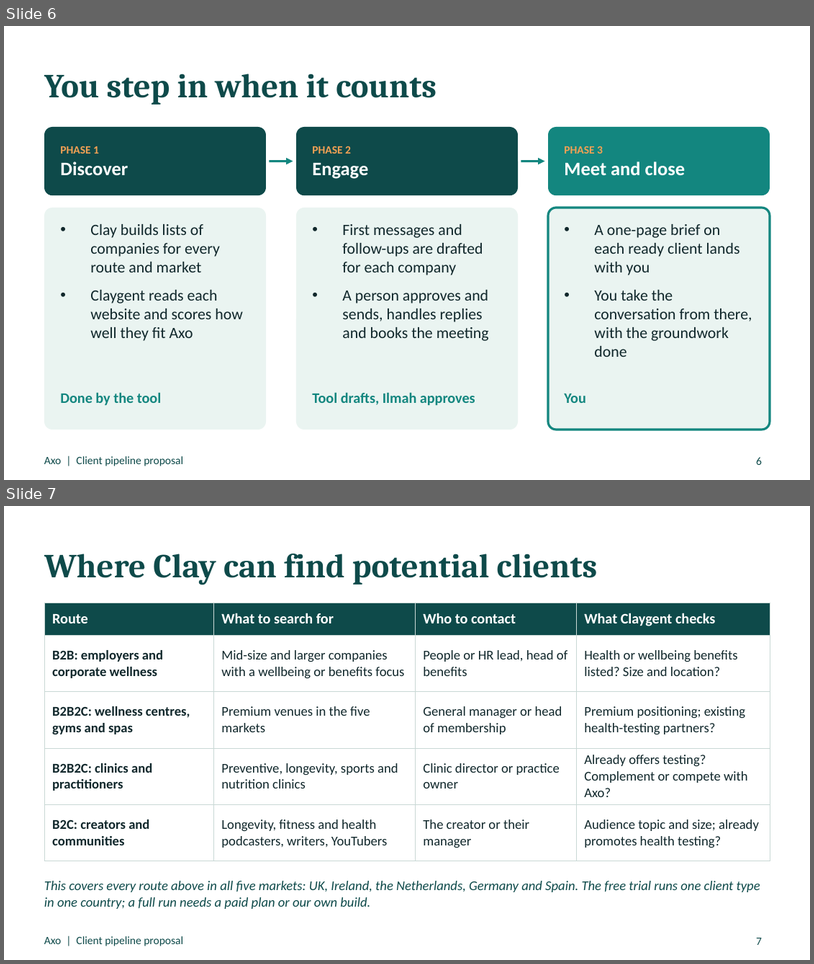
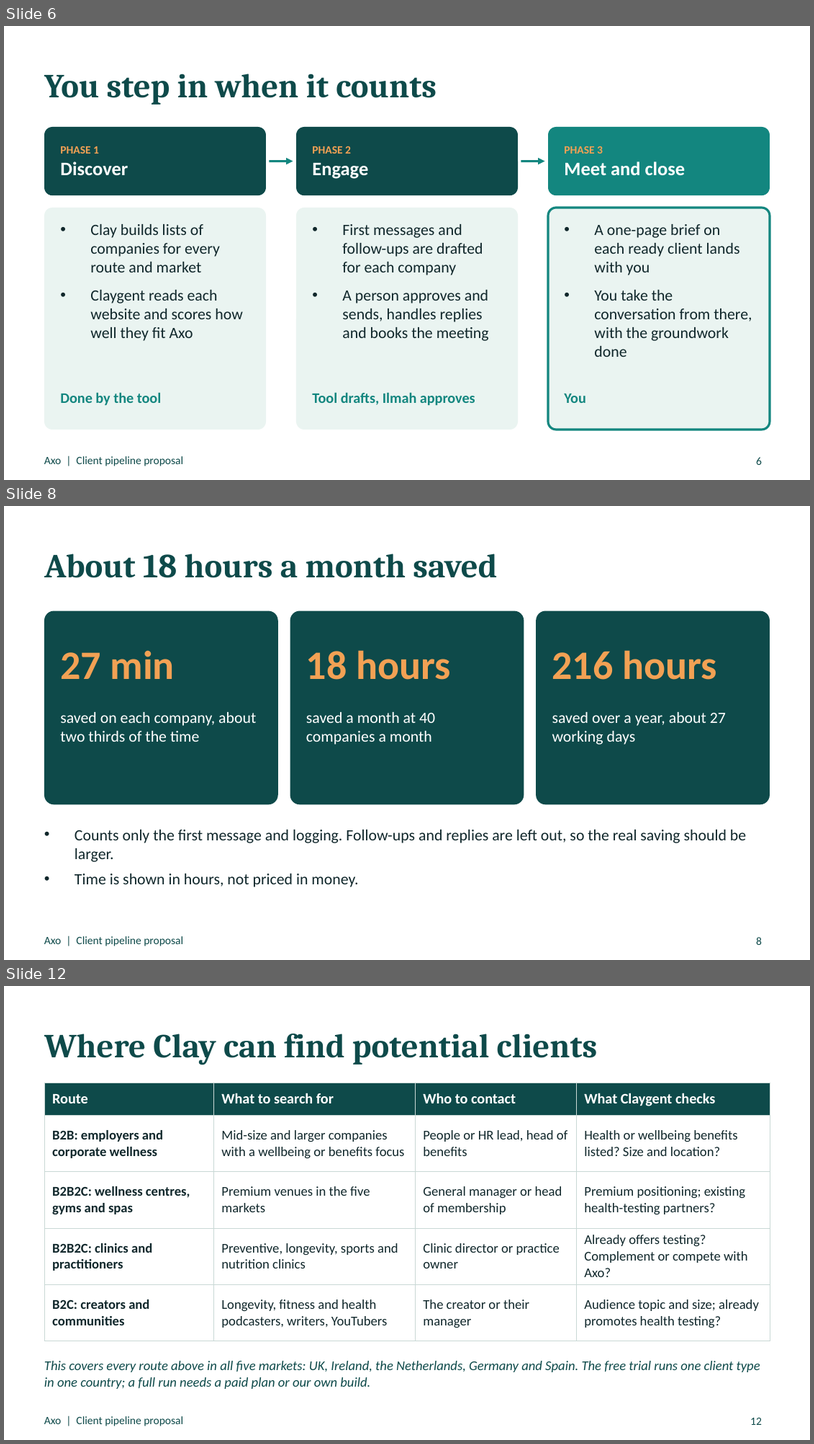
Before and after one commit to ilmahmohamed/ai-workflow-portfolio, a slide deck: Axo Client Pipeline Proposal.pptx. Shown one above the other, each under a label of ours: slides 6 and 7 before the commit, slides 6, 8 and 12 after it; the slides between them are not shown. The pictures are 814x964 and 814x1444 pixels, drawn with LibreOffice and Linux fonts; fonts in the diff are those of the drawing. Boxes give left, top, right and bottom in pixels: in the first picture for what was removed or moved away, otherwise in the second. Text is boxed around its words. In the diff, an @@ line names an element or a change of style, - is before the commit and + after.

```diff
--- a/Axo Client Pipeline Proposal.pptx
+++ b/Axo Client Pipeline Proposal.pptx
@@ slide 8 added at (4,506,810,960), background #FFFFFF; not listed: 1 template element that a slide beside it also shows @@
@@ title added at (44,554,497,578), 30 pt, text #0E4A4A, bold @@
+About 18 hours a month saved
@@ rounded rectangle added at (44,611,278,804), fill #0E4A4A @@
@@ rounded rectangle added at (291,611,524,804), fill #0E4A4A @@
@@ rounded rectangle added at (536,611,770,804), fill #0E4A4A @@
@@ text added at (60,650,175,679), 36 pt, text #F2A154, bold @@
+27 min
@@ text added at (306,650,451,680), 36 pt, text #F2A154, bold @@
+18 hours
@@ text added at (553,650,718,680), 36 pt, text #F2A154, bold @@
+216 hours
@@ text added at (60,712,256,741), 14 pt, text #FFFFFF @@
+saved on each company, about two thirds of the time
@@ text added at (306,712,435,744), 14 pt, text #FFFFFF @@
+saved a month at 40 companies a month
@@ text added at (553,712,726,744), 14 pt, text #FFFFFF @@
+saved over a year, about 27 working days
@@ text added at (75,829,746,887), 14 pt, text #10272B @@
+• Counts only the first message and logging. Follow-ups and replies are left out, so the real saving should be larger.
+• Time is shown in hours, not priced in money.
@@ page number added at (756,937,762,944), 10 pt, text #0E4A4A @@
+8
@@ what was slide 7 is now slide 12 @@
@@ page number at (751,1417,762,1424): text changed @@
-7
+12
```
Also in this commit, not shown: 4 other slides added.
